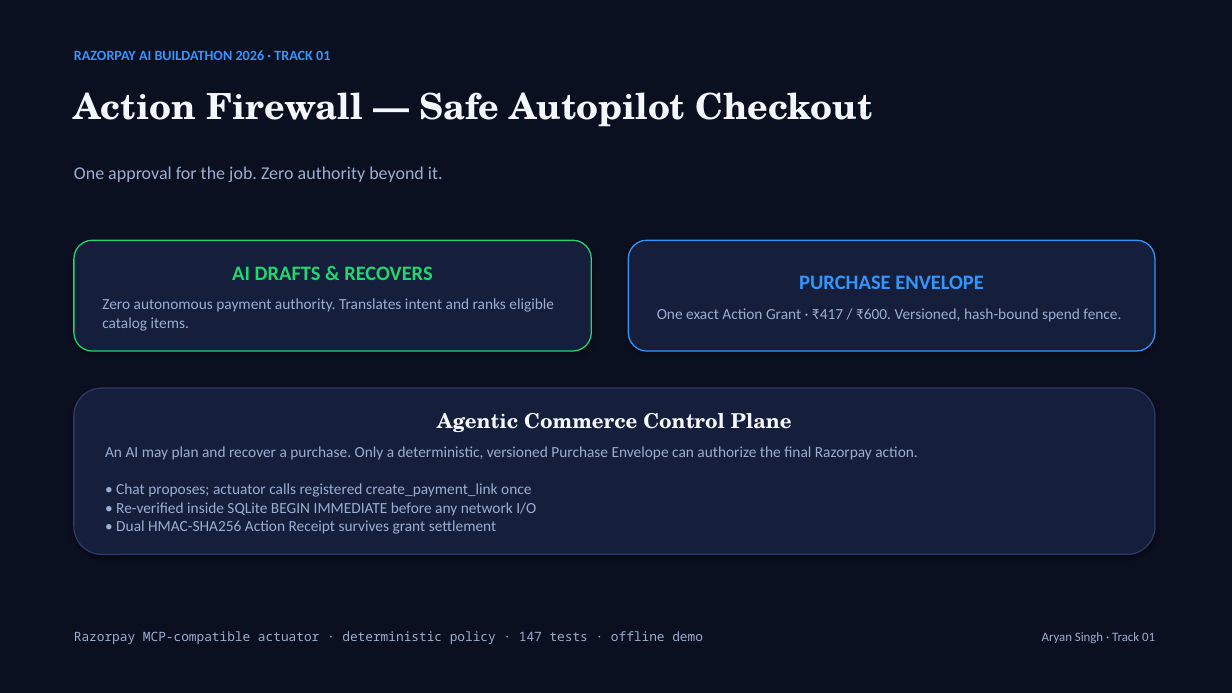
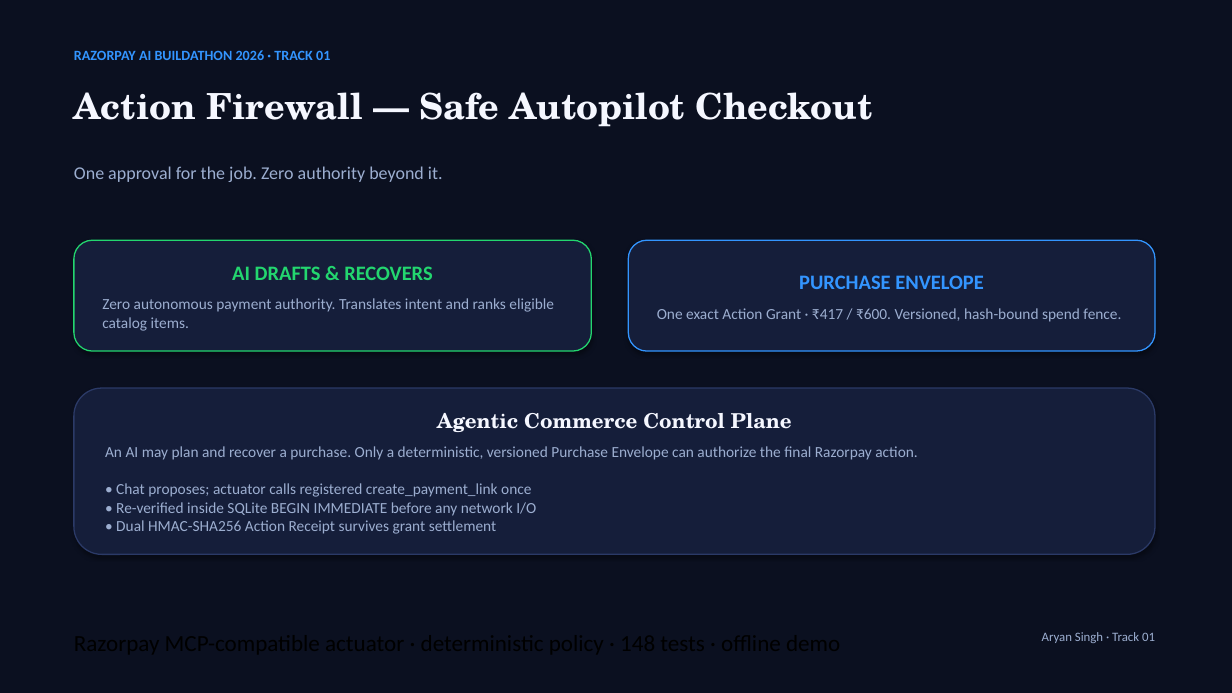
Before and after one commit to its-aryansingh/action-firewall, a slide deck: slide 1 of docs/Razorpay_Buildathon_Action_Firewall_Deck.pptx. Drawn at 1232x693 pixels with LibreOffice and Linux fonts; fonts in the diff are those of the drawing. Boxes give left, top, right and bottom in pixels: in the first picture for what was removed or moved away, otherwise in the second. Text is boxed around its words. In the diff, an @@ line names an element or a change of style, - is before the commit and + after.

```diff
--- a/docs/Razorpay_Buildathon_Action_Firewall_Deck.pptx
+++ b/docs/Razorpay_Buildathon_Action_Firewall_Deck.pptx
@@ text removed at <box>74,631,703,644</box> @@
-Razorpay MCP-compatible actuator · deterministic policy · 147 tests · offline demo
```
Also in this commit, not shown: 2 other slides changed, 22 other files.
